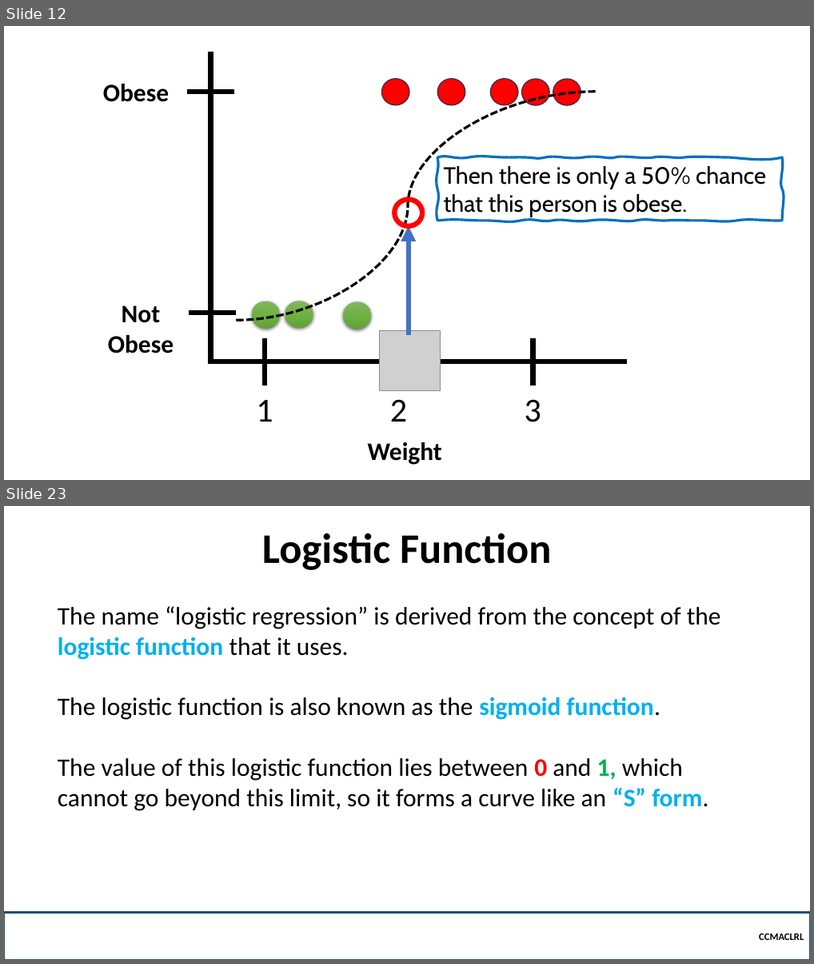
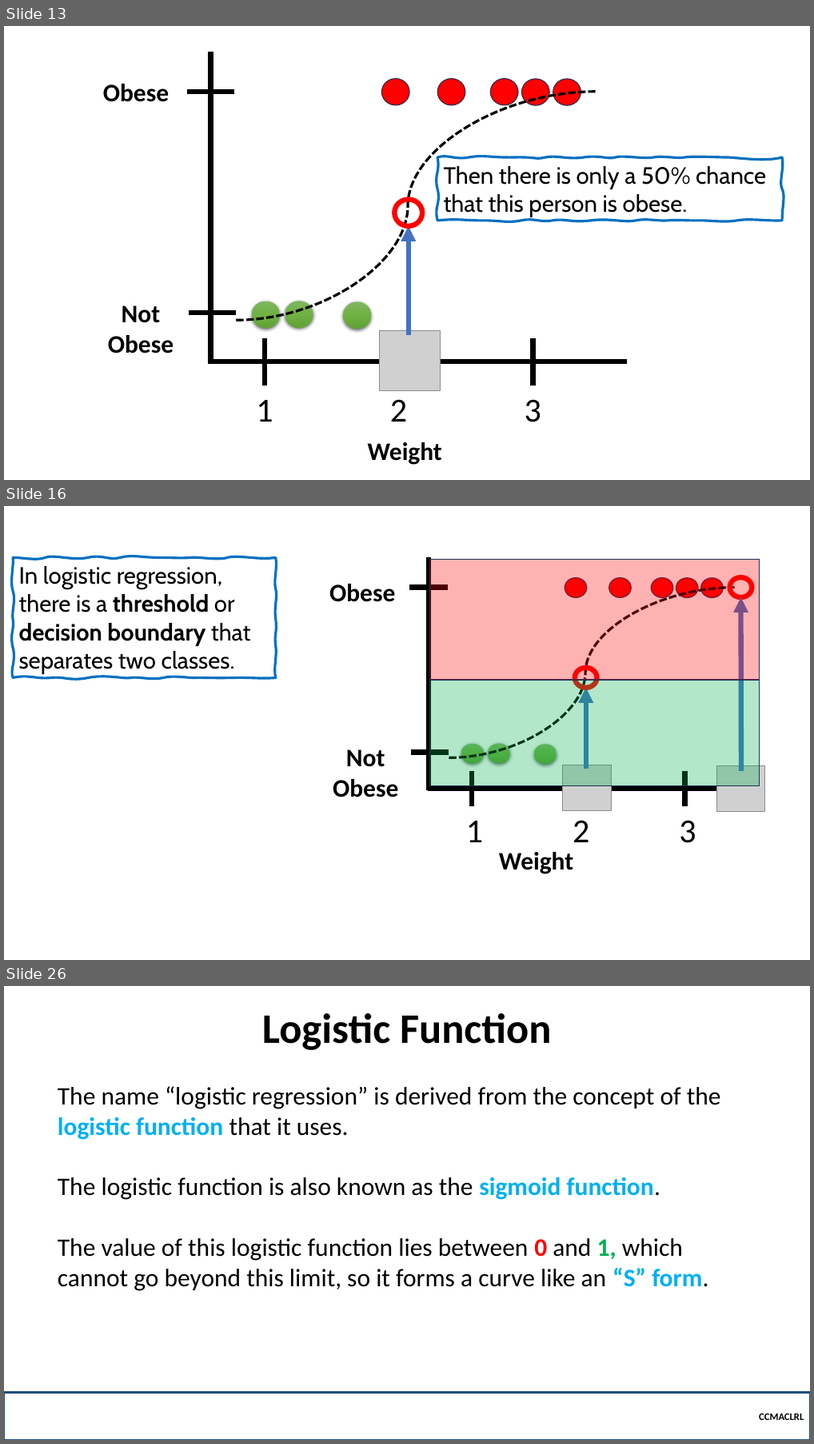
Before and after one commit to OG-CZ/CCMACLRL-EXERCISES-COM231, a slide deck: _LECTURES/5 - Logistic Regression/Introduction to Logistic Regression.pptx. Shown one above the other, each under a label of ours: slides 12 and 23 before the commit, slides 13, 16 and 26 after it; the slides between them are not shown. The pictures are 814x964 and 814x1444 pixels, drawn with LibreOffice and Linux fonts; fonts in the diff are those of the drawing; grey boxes stand for pictures; background and template pictures are left out. Boxes give left, top, right and bottom in pixels: in the first picture for what was removed or moved away, otherwise in the second. Text is boxed around its words. In the diff, an @@ line names an element or a change of style, - is before the commit and + after.

```diff
--- a/_LECTURES/5 - Logistic Regression/Introduction to Logistic Regression.pptx
+++ b/_LECTURES/5 - Logistic Regression/Introduction to Logistic Regression.pptx
@@ slide 16 added at bbox=[4, 506, 810, 960], background picture (left out) @@
@@ freeform shape added at bbox=[13, 557, 276, 678], outline #0070C0 3 pt, 28 pt, text #000000 @@
+In logistic regression, there is a threshold or decision boundary that separates two classes.
@@ rectangle added at bbox=[430, 559, 760, 680], fill #FF0000 at 30% opacity, outline #1E3256 1 pt @@
@@ group added at bbox=[330, 557, 766, 874]: 10 ellipses, 6 texts, 6 lines, 2 pictures, 2 arrows, 1 curved line @@
+Weight
+1
+2
+3
+Not Obese
+Obese
@@ rectangle added at bbox=[430, 680, 760, 786], fill #00B050 at 30% opacity, outline #1E3256 1 pt @@
@@ what was slide 12 is now slide 13 @@
@@ what was slide 23 is now slide 26 @@
```
Also in this commit, not shown: 10 slides changed, 34 other slides added, 46 other files.
